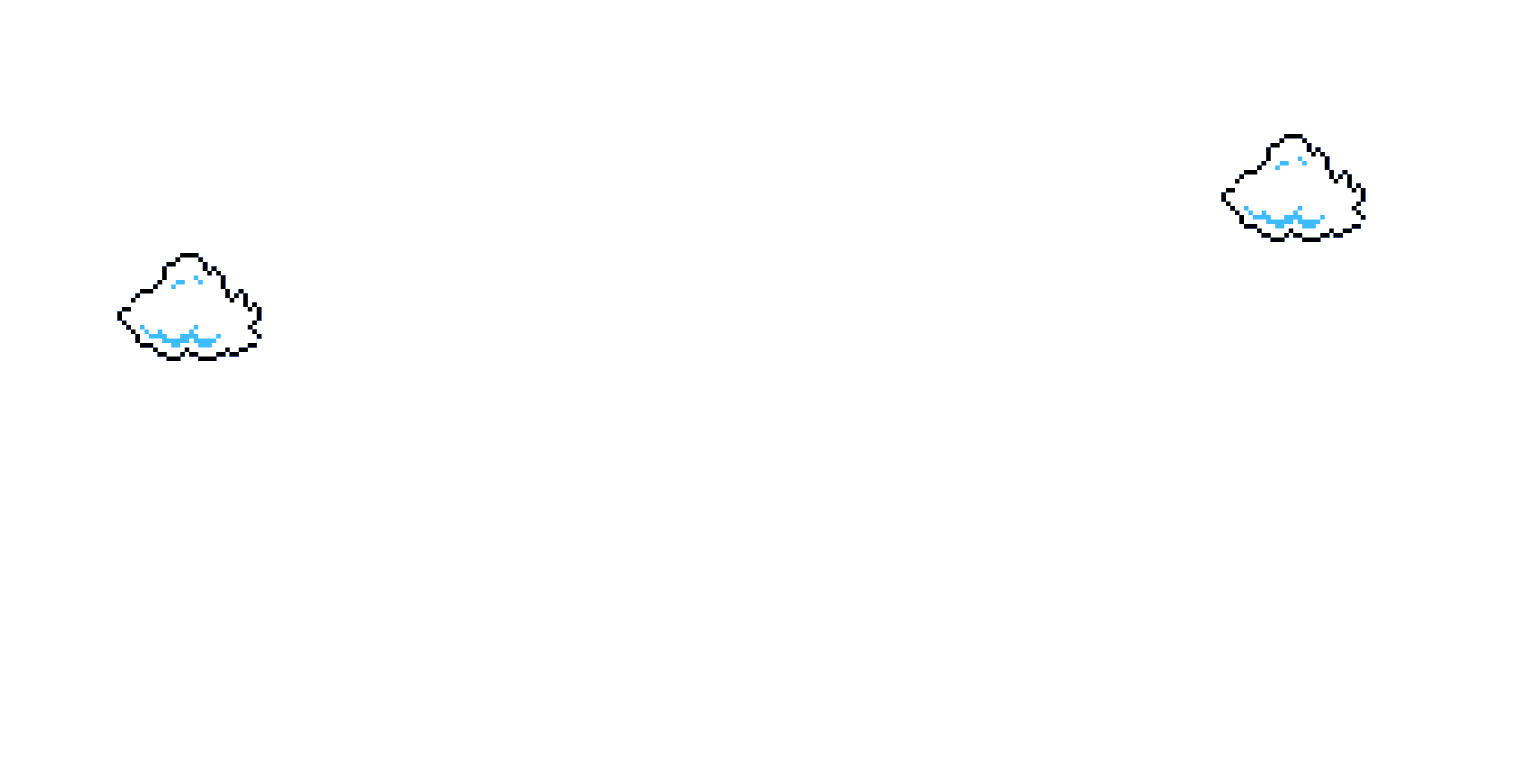
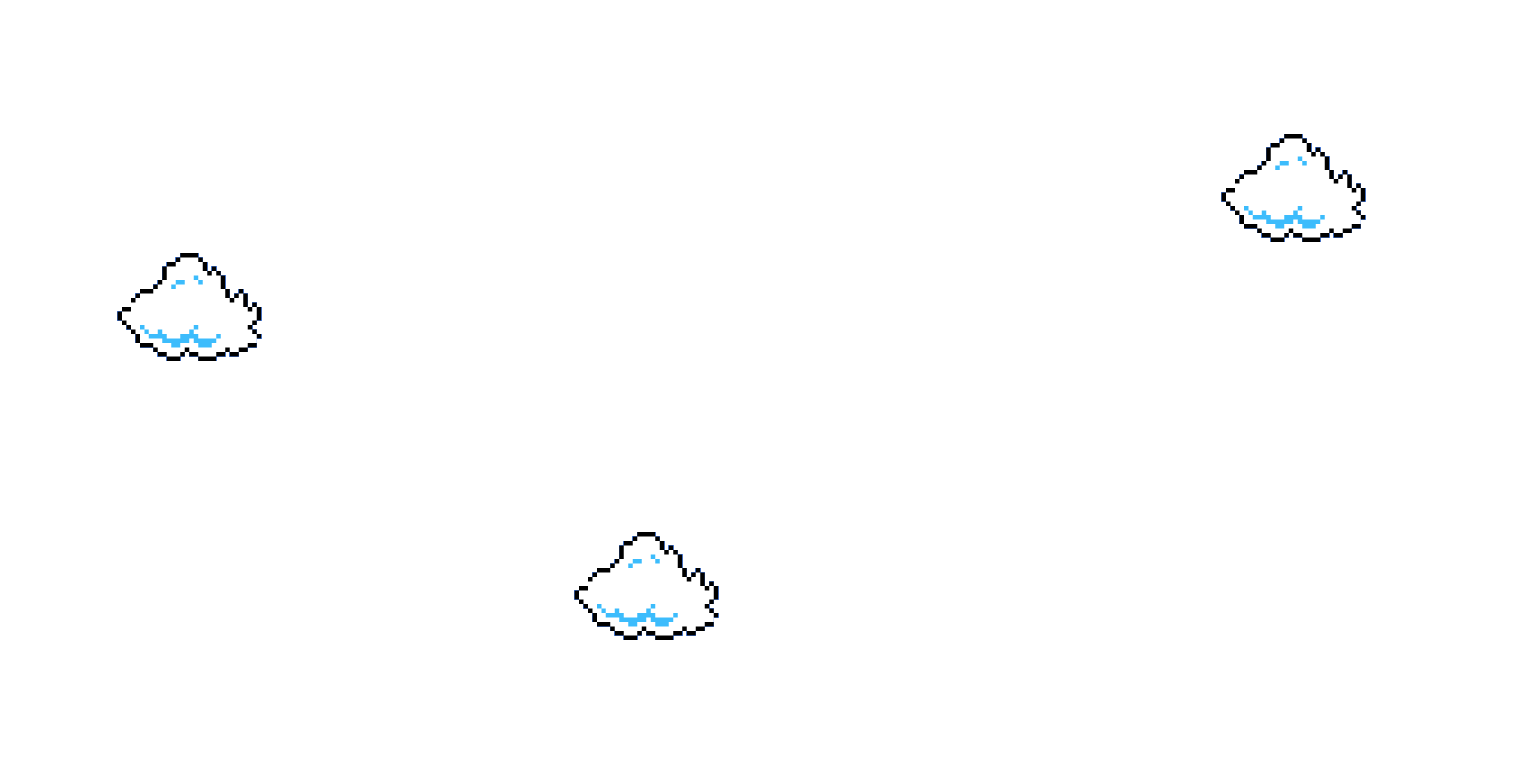
Two versions of the same layered image (1534 × 768). Layer-by-layer changes:
added layer "cloud" (2nd of 3) above "cloud" over (574, 532, 719, 640)
